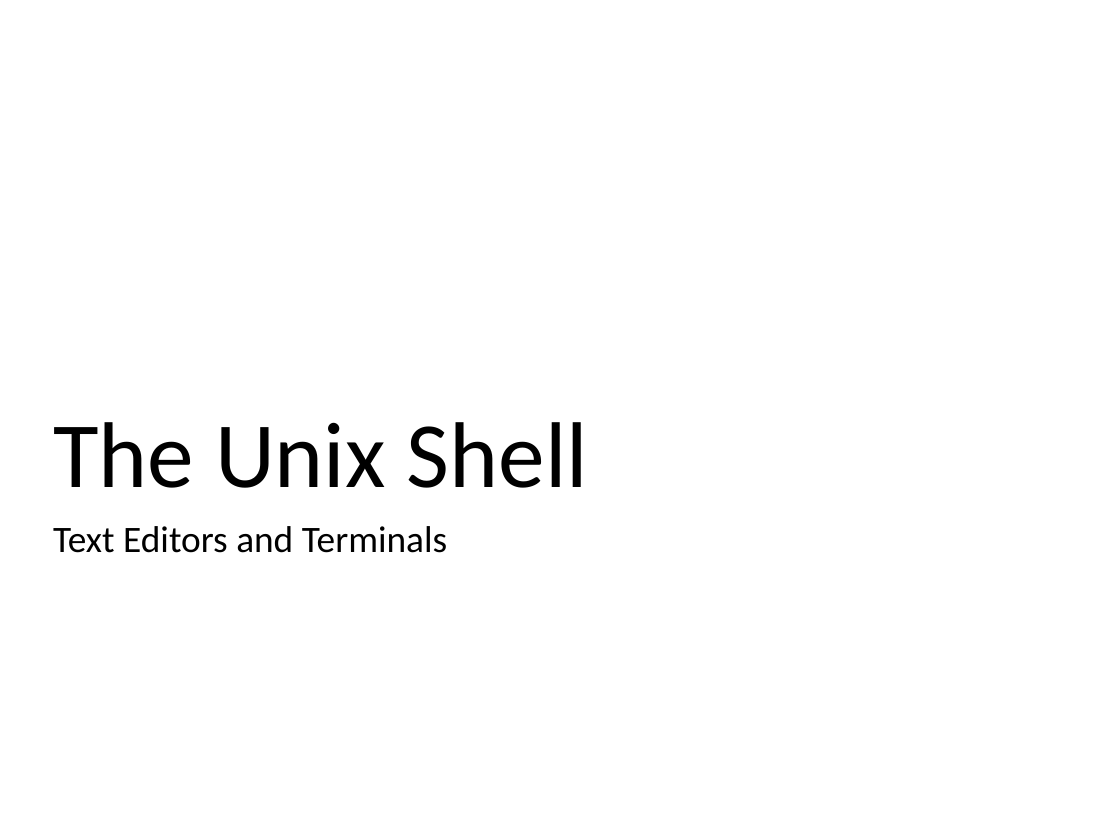
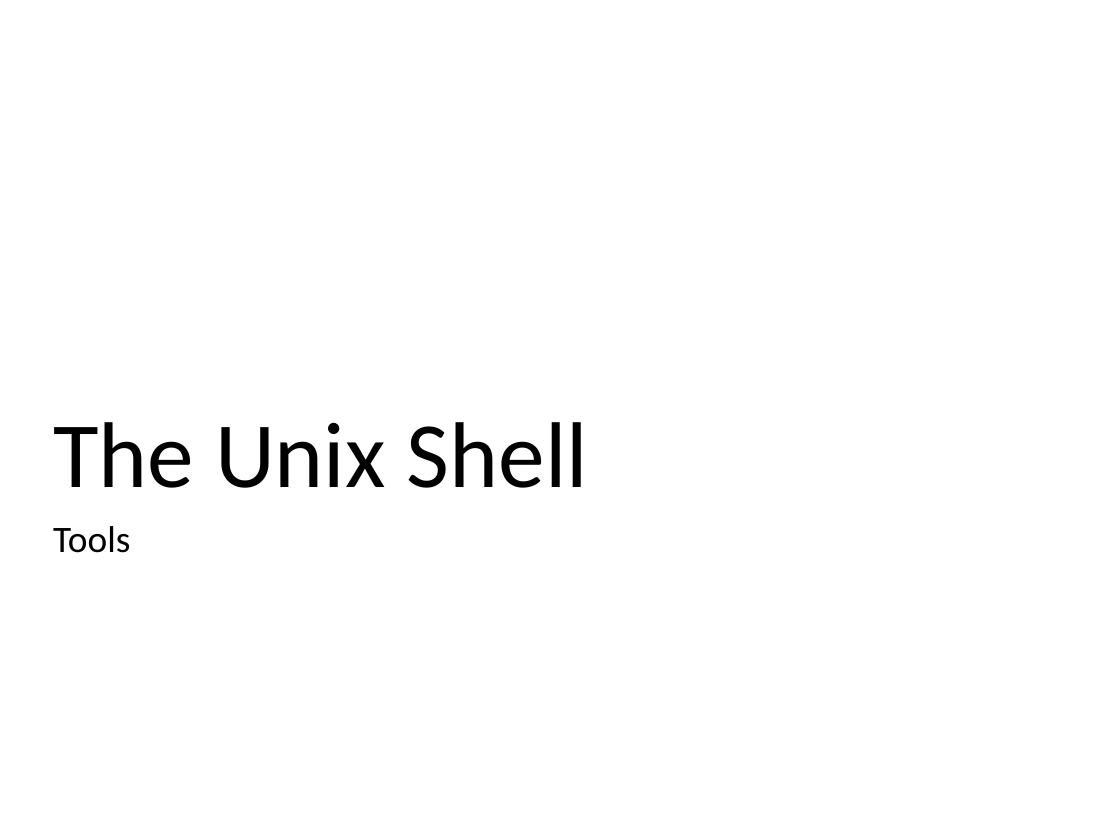
Before and after one commit to ncasuk/ncas-isc, a slide deck: slide 1 of shell/presentations/01_editors.pptx. Drawn at 1120x840 pixels with LibreOffice and Linux fonts; fonts in the diff are those of the drawing; background and template pictures are left out. Boxes give left, top, right and bottom in pixels: in the first picture for what was removed or moved away, otherwise in the second. Text is boxed around its words. In the diff, an @@ line names an element or a change of style, - is before the commit and + after.

Commit message:
fixed up tools presentation and tidy

```diff
--- a/shell/presentations/01_editors.pptx
+++ b/shell/presentations/01_editors.pptx
@@ subtitle at (x1=53, y1=526, x2=130, y2=553): text changed @@
-Text Editors and Terminals
+Tools
```
Also in this commit, not shown: 4 other slides changed, 1 slide added, 1 slide removed, 9 other files.
